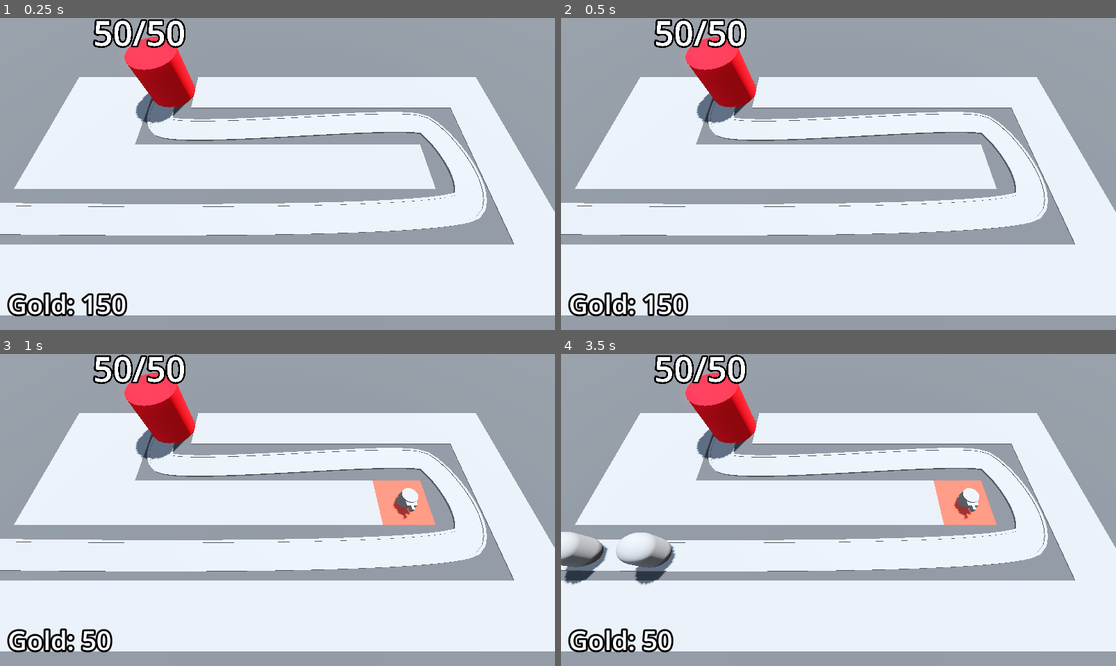
Above: before the commit, frames 1-4 (two rows, left to right).
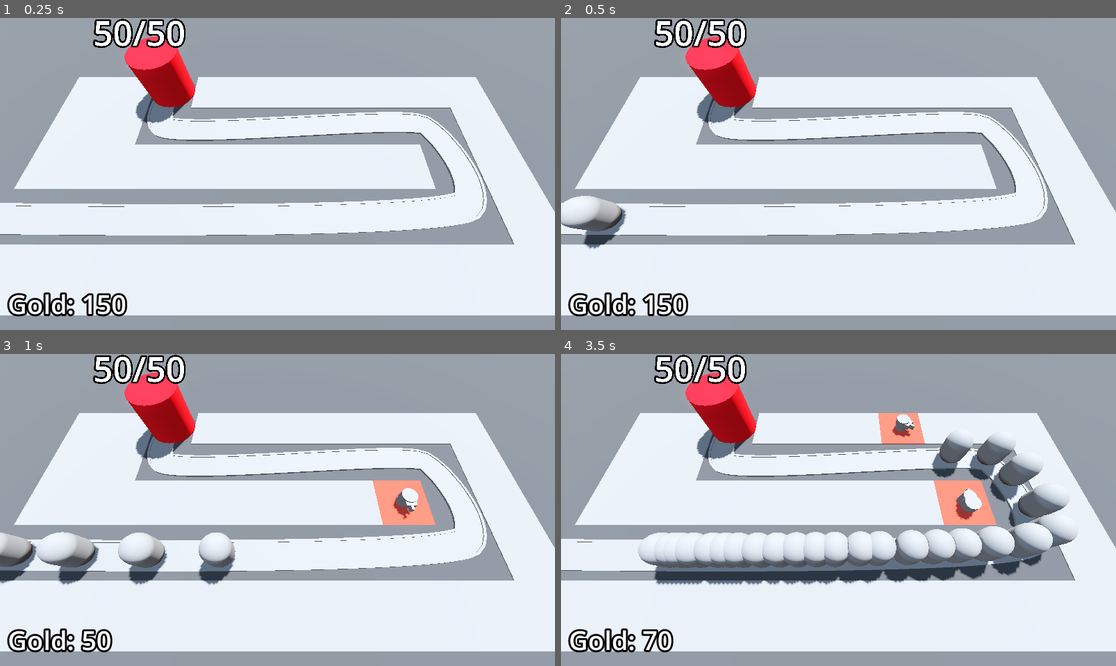
Above: after the commit, the same moments.

Repository: pyxn/godot-barbarian-blaster
Game: Godot game, scene res://Scenes/BaseLevel.tscn
Two runs of this game, one before a commit and one after it. Both use one fixed random seed, a clock stepped at 60 frames per second and the inputs below.
Inputs (mouse positions are in pixels of both pictures, inside the frame that each line leads up to):
- Up to frame 1 (0.25 s): no input
- Up to frame 2 (0.5 s): no input
- Up to frame 3 (1 s): move the mouse to (399, 494) at 0.52 s; press the mouse at (399, 494) at 0.53 s
- Up to frame 4 (3.5 s): move the mouse to (727, 525) at 1.27 s; release the mouse at (727, 525) at 1.28 s; click (727, 525) at 1.35 s; move the mouse to (894, 441) at 2.02 s; press the mouse at (894, 441) at 2.03 s; move the mouse to (810, 572) at 2.77 s; release the mouse at (810, 572) at 2.78 s; click (810, 572) at 2.85 s

Frame 1 is identical in both runs. In frame 2, 1.1% of the frame differs, in the area x 0-12%, y 57-74%; in frame 3, 3.1%; in frame 4, 14%, in the area x 0-93%, y 18-96%.

Commit message:
58/Ending the game

Diff:
--- a/Scenes/Base/Base.gd
+++ b/Scenes/Base/Base.gd
@@ -1,7 +1,7 @@
 extends Node3D
 
 @export var max_health: int = 5
-
+@onready var label_3d: Label3D = $Label3D
 var current_health: int:
 	set(health_in):
 		current_health = health_in
@@ -13,8 +13,6 @@
 		if current_health < 1:
 			get_tree().reload_current_scene()
 
-@onready var label_3d: Label3D = $Label3D
-
 func _ready() -> void:
 	current_health = max_health
 
--- a/Scenes/BaseLevel.tscn
+++ b/Scenes/BaseLevel.tscn
@@ -60,9 +60,10 @@
 "cells": PackedInt32Array(65535, 65534, 0, 65535, 2, 0, 65531, 65535, 0, 4, 65535, 0, 65531, 65534, 0, 65531, 0, 0, 655 …(306 unchanged characters)…
 }
 
-[node name="EnemyPath" type="Path3D" parent="." node_paths=PackedStringArray("difficulty_manager")]
+[node name="EnemyPath" type="Path3D" parent="." node_paths=PackedStringArray("victory_layer", "difficulty_manager")]
 curve = SubResource("Curve3D_ex7ti")
 script = ExtResource("2_2182h")
+victory_layer = NodePath("../VictoryLayer")
 enemy_scene = ExtResource("2_tpsjm")
 difficulty_manager = NodePath("../DifficultyManager")
 
@@ -74,7 +75,7 @@
 path_interval = 0.5
 path_simplify_angle = 0.0
 path_rotation = 2
-path_local = false
+path_local = true
 path_continuous_u = true
 path_u_distance = 1.0
 path_joined = false
@@ -87,7 +88,7 @@
 path_interval = 0.5
 path_simplify_angle = 0.0
 path_rotation = 2
-path_local = false
+path_local = true
 path_continuous_u = true
 path_u_distance = 1.0
 path_joined = false
@@ -100,7 +101,7 @@
 path_interval = 0.5
 path_simplify_angle = 0.0
 path_rotation = 2
-path_local = false
+path_local = true
 path_continuous_u = true
 path_u_distance = 1.0
 path_joined = false
@@ -145,5 +146,16 @@
 
 [node name="DifficultyManager" parent="." instance=ExtResource("9_ixxv0")]
 
+[node name="VictoryLayer" type="CanvasLayer" parent="."]
+visible = false
+
+[node name="ColorRect" type="ColorRect" parent="VictoryLayer"]
+anchors_preset = 15
+anchor_right = 1.0
+anchor_bottom = 1.0
+grow_horizontal = 2
+grow_vertical = 2
+color = Color(0, 0, 0, 0.588235)
+
 [connection signal="timeout" from="EnemyPath/Timer" to="EnemyPath" method="spawn_enemy"]
 [connection signal="stop_spawning_enemies" from="DifficultyManager" to="EnemyPath" method="_on_difficulty_manager_stop_spawning_enemies"]
--- a/Scenes/Enemy/Enemy.gd
+++ b/Scenes/Enemy/Enemy.gd
@@ -18,7 +18,6 @@
 
 func _ready():
 	current_health = max_health
-	Engine.time_scale = 3.0
 
 # Called every frame. 'delta' is the elapsed time since the previous frame.
 func _process(delta: float) -> void:
--- a/Scenes/EnemyPath.gd
+++ b/Scenes/EnemyPath.gd
@@ -1,14 +1,26 @@
 extends Path3D
 
+@export var victory_layer: CanvasLayer
 @export var enemy_scene: PackedScene
 @export var difficulty_manager: Node
 @onready var timer: Timer = $Timer
+
+func _ready() -> void:
+	Engine.time_scale = 10.0
 
 func spawn_enemy() -> void:
 	var new_enemy = enemy_scene.instantiate()
 	new_enemy.max_health = difficulty_manager.get_enemy_health()
 	add_child(new_enemy)
 	timer.wait_time = difficulty_manager.get_spawn_time()
+	new_enemy.tree_exited.connect(enemy_defeated)
 
 func _on_difficulty_manager_stop_spawning_enemies() -> void:
 	timer.stop()
+
+func enemy_defeated() -> void:
+	if timer.is_stopped():
+		for child in get_children():
+			if child is PathFollow3D:
+				return
+		victory_layer.visible = true
